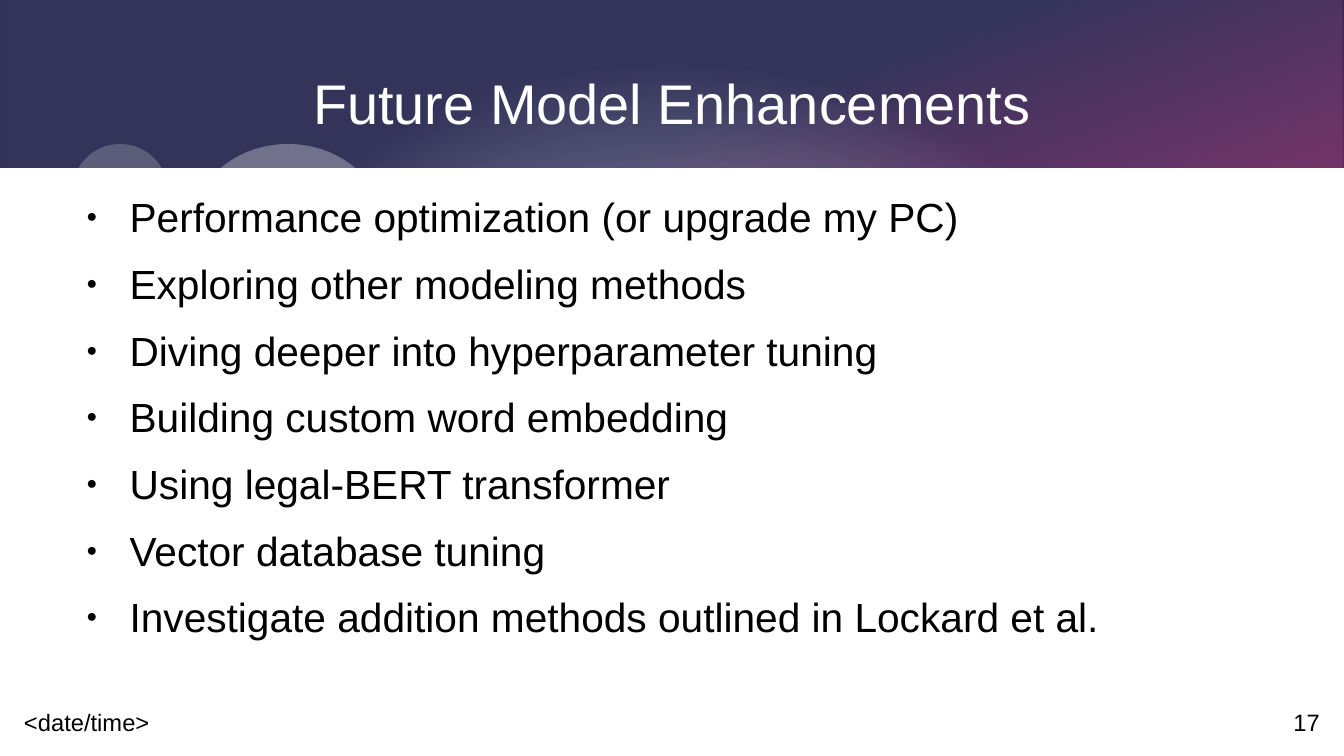
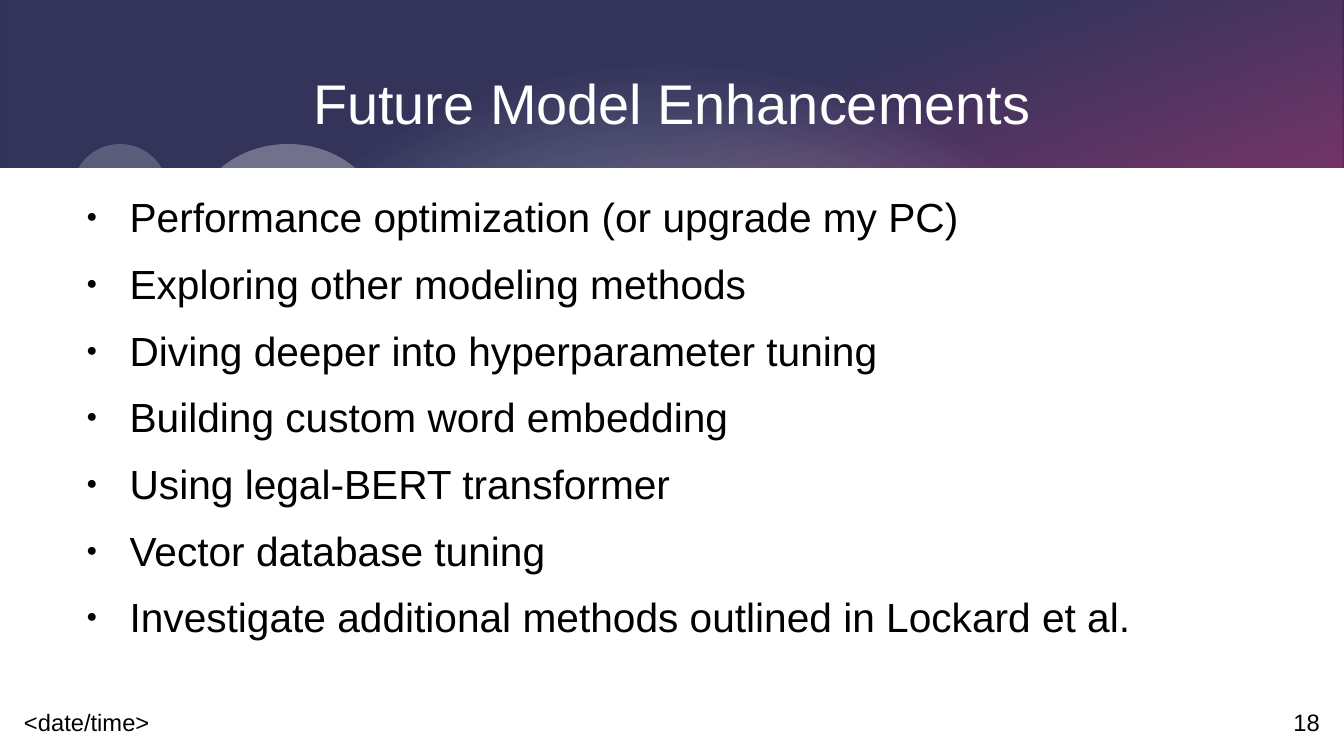
Before and after one commit to RMLanders/filevine_casestudy, a slide deck: slide 18 of presentation.odp (slide 17 before the commit). Drawn at 1344x756 pixels with LibreOffice and Linux fonts; fonts in the diff are those of the drawing. Boxes give left, top, right and bottom in pixels: in the first picture for what was removed or moved away, otherwise in the second. Text is boxed around its words. In the diff, an @@ line names an element or a change of style, - is before the commit and + after.

```diff
--- a/presentation.odp
+++ b/presentation.odp
@@ text at [130,602,1130,640]: text changed @@
-● Investigate addition methods outlined in Lockard et al.
+● Investigate additional methods outlined in Lockard et al.
@@ page number at [1293,714,1319,732]: text changed @@
-17
+18
```
Also in this commit, not shown: 5 other slides changed, 5 slides added, 3 slides removed, 2 other files.
